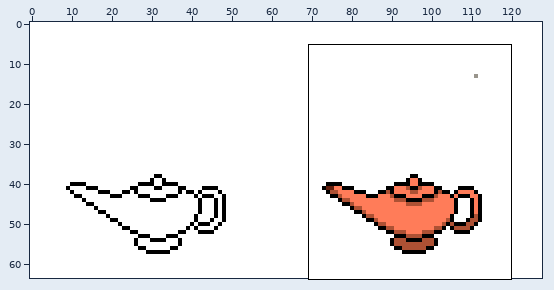
One commit to this animated GIF sprite: assets/img/sg.gif. The picture above shows the old version from afar; the outline marks the close-up.
Close-up. Before:
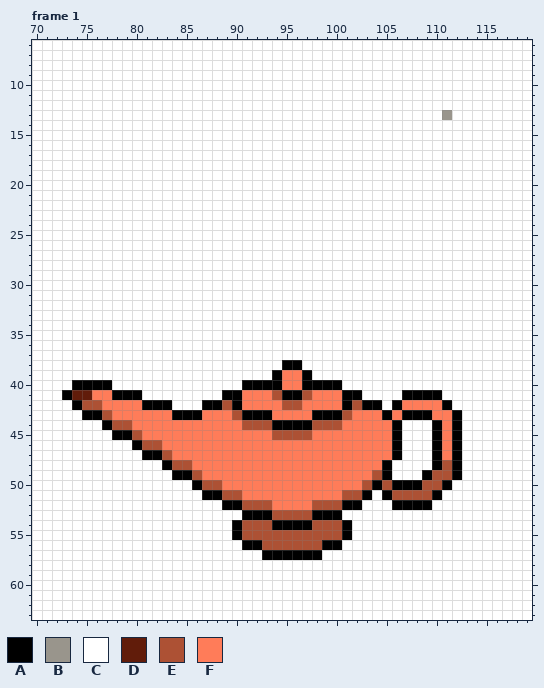
The file is 384x192 pixels, drawn in blocks of 3x3; one block is one cell here. Shown: frame 1: x 70..119, y 6..63. The commit also changed other frames or places, which this record leaves out.
Palette (. is transparent): A #000000  B #99958c  C #ffffff  D #611c0a  E #ad5134  F #ff7c59
Pixels before, frame 1, first column x 70:
 6 CCCCCCCCCCCCCCCCCCCCCCCCCCCCCCCCCCCCCCCCCCCCCCCCCC
 7 CCCCCCCCCCCCCCCCCCCCCCCCCCCCCCCCCCCCCCCCCCCCCCCCCC
 8 CCCCCCCCCCCCCCCCCCCCCCCCCCCCCCCCCCCCCCCCCCCCCCCCCC
 9 CCCCCCCCCCCCCCCCCCCCCCCCCCCCCCCCCCCCCCCCCCCCCCCCCC
10 CCCCCCCCCCCCCCCCCCCCCCCCCCCCCCCCCCCCCCCCCCCCCCCCCC
11 CCCCCCCCCCCCCCCCCCCCCCCCCCCCCCCCCCCCCCCCCCCCCCCCCC
12 CCCCCCCCCCCCCCCCCCCCCCCCCCCCCCCCCCCCCCCCCCCCCCCCCC
13 CCCCCCCCCCCCCCCCCCCCCCCCCCCCCCCCCCCCCCCCCBCCCCCCCC
14 CCCCCCCCCCCCCCCCCCCCCCCCCCCCCCCCCCCCCCCCCCCCCCCCCC
15 CCCCCCCCCCCCCCCCCCCCCCCCCCCCCCCCCCCCCCCCCCCCCCCCCC
16 CCCCCCCCCCCCCCCCCCCCCCCCCCCCCCCCCCCCCCCCCCCCCCCCCC
17 CCCCCCCCCCCCCCCCCCCCCCCCCCCCCCCCCCCCCCCCCCCCCCCCCC
18 CCCCCCCCCCCCCCCCCCCCCCCCCCCCCCCCCCCCCCCCCCCCCCCCCC
19 CCCCCCCCCCCCCCCCCCCCCCCCCCCCCCCCCCCCCCCCCCCCCCCCCC
20 CCCCCCCCCCCCCCCCCCCCCCCCCCCCCCCCCCCCCCCCCCCCCCCCCC
21 CCCCCCCCCCCCCCCCCCCCCCCCCCCCCCCCCCCCCCCCCCCCCCCCCC
22 CCCCCCCCCCCCCCCCCCCCCCCCCCCCCCCCCCCCCCCCCCCCCCCCCC
23 CCCCCCCCCCCCCCCCCCCCCCCCCCCCCCCCCCCCCCCCCCCCCCCCCC
24 CCCCCCCCCCCCCCCCCCCCCCCCCCCCCCCCCCCCCCCCCCCCCCCCCC
25 CCCCCCCCCCCCCCCCCCCCCCCCCCCCCCCCCCCCCCCCCCCCCCCCCC
26 CCCCCCCCCCCCCCCCCCCCCCCCCCCCCCCCCCCCCCCCCCCCCCCCCC
27 CCCCCCCCCCCCCCCCCCCCCCCCCCCCCCCCCCCCCCCCCCCCCCCCCC
28 CCCCCCCCCCCCCCCCCCCCCCCCCCCCCCCCCCCCCCCCCCCCCCCCCC
29 CCCCCCCCCCCCCCCCCCCCCCCCCCCCCCCCCCCCCCCCCCCCCCCCCC
30 CCCCCCCCCCCCCCCCCCCCCCCCCCCCCCCCCCCCCCCCCCCCCCCCCC
31 CCCCCCCCCCCCCCCCCCCCCCCCCCCCCCCCCCCCCCCCCCCCCCCCCC
32 CCCCCCCCCCCCCCCCCCCCCCCCCCCCCCCCCCCCCCCCCCCCCCCCCC
33 CCCCCCCCCCCCCCCCCCCCCCCCCCCCCCCCCCCCCCCCCCCCCCCCCC
34 CCCCCCCCCCCCCCCCCCCCCCCCCCCCCCCCCCCCCCCCCCCCCCCCCC
35 CCCCCCCCCCCCCCCCCCCCCCCCCCCCCCCCCCCCCCCCCCCCCCCCCC
36 CCCCCCCCCCCCCCCCCCCCCCCCCCCCCCCCCCCCCCCCCCCCCCCCCC
37 CCCCCCCCCCCCCCCCCCCCCCCCCCCCCCCCCCCCCCCCCCCCCCCCCC
38 CCCCCCCCCCCCCCCCCCCCCCCCCAACCCCCCCCCCCCCCCCCCCCCCC
39 CCCCCCCCCCCCCCCCCCCCCCCCAFFACCCCCCCCCCCCCCCCCCCCCC
40 CCCCAAAACCCCCCCCCCCCCAAAAFFAAAACCCCCCCCCCCCCCCCCCC
41 CCCADDFFAAACCCCCCCCAAFFFEAAEFFFAACCCCAAAACCCCCCCCC
42 CCCCAEEFFFFAAACCCAAEAFFFFEEFFFFAEAACAFFFFACCCCCCCC
43 CCCCCAAEFFFFFFAAAFFFEAAAFFFFAAAEFFFAFAAAFFACCCCCCC
44 CCCCCCCAEEFFFFFFFFFFFEEEAAAAEEEFFFFFACCCAFACCCCCCC
45 CCCCCCCCAAEFFFFFFFFFFFFFEEEEFFFFFFFFACCCAFACCCCCCC
46 CCCCCCCCCCAEEFFFFFFFFFFFFFFFFFFFFFFFACCCAFACCCCCCC
47 CCCCCCCCCCCAAEFFFFFFFFFFFFFFFFFFFFFFACCCAFACCCCCCC
48 CCCCCCCCCCCCCAEEFFFFFFFFFFFFFFFFFFFACCCCAEACCCCCCC
49 CCCCCCCCCCCCCCAAEFFFFFFFFFFFFFFFFFEACCCAEEACCCCCCC
50 CCCCCCCCCCCCCCCCAEEFFFFFFFFFFFFFFEAEAAAEEACCCCCCCC
51 CCCCCCCCCCCCCCCCCAAEEFFFFFFFFFFEEACAEEEEACCCCCCCCC
52 CCCCCCCCCCCCCCCCCCCAAEEEFFFFEEEAACCCAAAACCCCCCCCCC
53 CCCCCCCCCCCCCCCCCCCCCAAAEEEEAAACCCCCCCCCCCCCCCCCCC
54 CCCCCCCCCCCCCCCCCCCCAEEEAAAAEEEACCCCCCCCCCCCCCCCCC
55 CCCCCCCCCCCCCCCCCCCCAEEEEEEEEEEACCCCCCCCCCCCCCCCCC
56 CCCCCCCCCCCCCCCCCCCCCAAEEEEEEAACCCCCCCCCCCCCCCCCCC
57 CCCCCCCCCCCCCCCCCCCCCCCAAAAAACCCCCCCCCCCCCCCCCCCCC
58 CCCCCCCCCCCCCCCCCCCCCCCCCCCCCCCCCCCCCCCCCCCCCCCCCC
59 CCCCCCCCCCCCCCCCCCCCCCCCCCCCCCCCCCCCCCCCCCCCCCCCCC
60 CCCCCCCCCCCCCCCCCCCCCCCCCCCCCCCCCCCCCCCCCCCCCCCCCC
61 CCCCCCCCCCCCCCCCCCCCCCCCCCCCCCCCCCCCCCCCCCCCCCCCCC
62 CCCCCCCCCCCCCCCCCCCCCCCCCCCCCCCCCCCCCCCCCCCCCCCCCC
63 CCCCCCCCCCCCCCCCCCCCCCCCCCCCCCCCCCCCCCCCCCCCCCCCCC
The result:
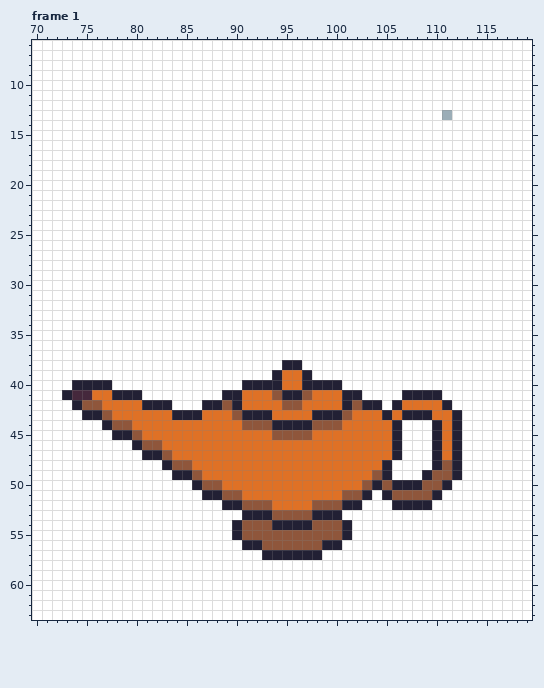
What changed:
Colour A changes from #000000 to #222034.
Colour B changes from #99958c to #9badb7.
Colour D changes from #611c0a to #45283c.
Colour E changes from #ad5134 to #8f563b.
Colour F changes from #ff7c59 to #df7126.
